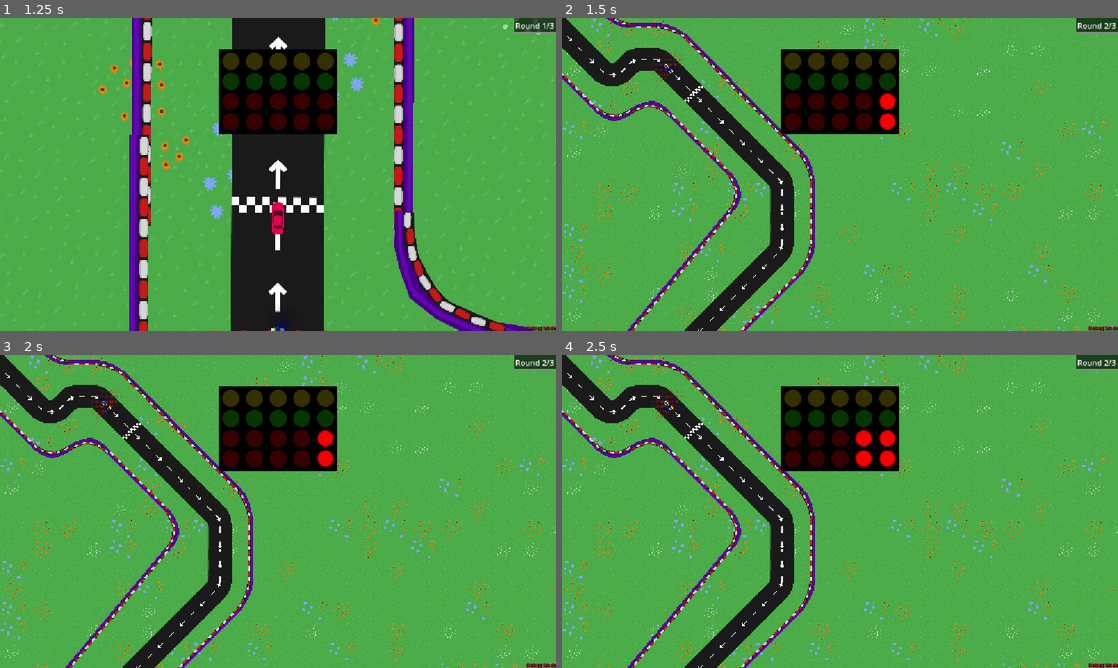
Above: before the commit, frames 1-4 (two rows, left to right).
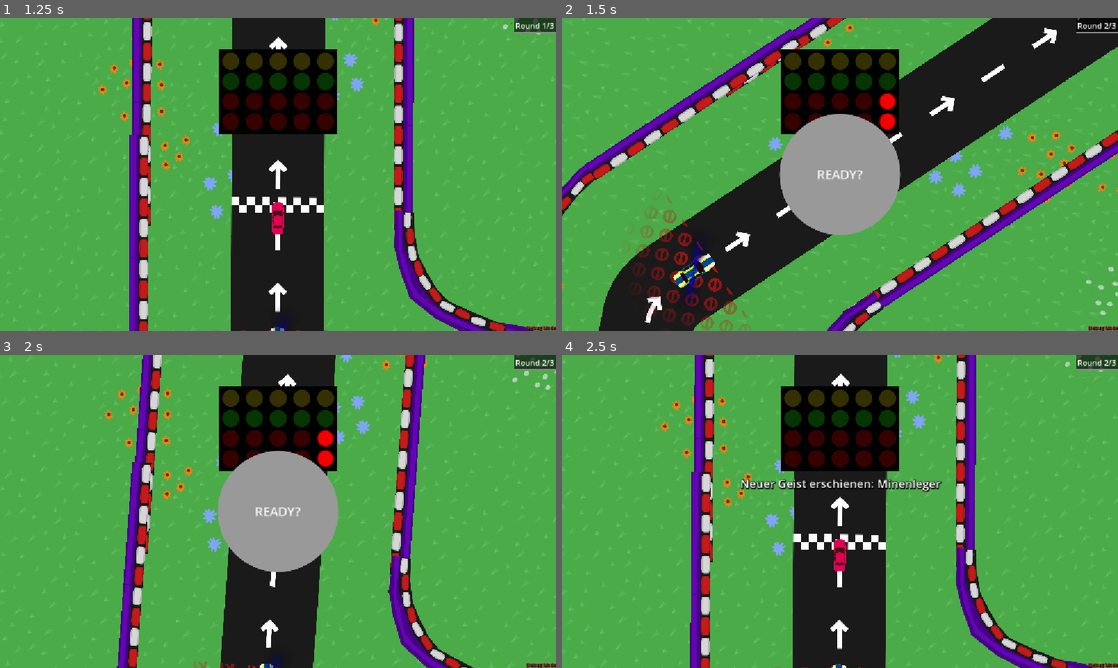
Above: after the commit, the same moments.

Repository: KIT-GameJam/dattel-jam
Game: Godot game, scene res://core/game_manager.tscn
Same seed, same stepped clock (60 frames per second), same inputs: the game is played once before the commit and once after it. Sound files missing from this copy of the repository are replaced by a short silence.
Inputs (mouse positions are in pixels of both pictures, inside the frame that each line leads up to):
- Up to frame 1 (1.25 s): click "READY?" at 0.5 s
- Up to frame 2 (1.5 s): move the mouse to (962, 158) at 1.27 s; hold D (right) from 1.28 s (still down); tap Space (temp_reach_goal) at 1.35 s
- Up to frame 3 (2 s): keep holding D (right)
- Up to frame 4 (2.5 s): release D (right) at 2 s; click (840, 511) at 2 s, where only the run after the commit has a clickable "READY?"

Frame 1 is identical in both runs. In frame 2, 42% of the frame differs, in the area x 0-100%, y 0-100%; in frame 3, 31%; in frame 4, 31%.

Commit message:
Behebe gehirnverbrannten Schlaftrunkquelltext

Diff:
--- a/game.gd
+++ b/game.gd
@@ -62,8 +62,6 @@
 		overlay.sync_stage(stage)
 		c.reset_read_index()
 
-	if win_screen != null:
-		win_screen.queue_free()
 	ready_ui = ready_scene.instantiate()
 	add_child(ready_ui)
 
@@ -97,6 +95,8 @@
 		max_stages = -1
 		win_screen = win_scene.instantiate()
 		add_child(win_screen)
+	else:
+		_reload_level()
 
 func game_over(msg: String = "") -> void:
 	game_over_message = msg
